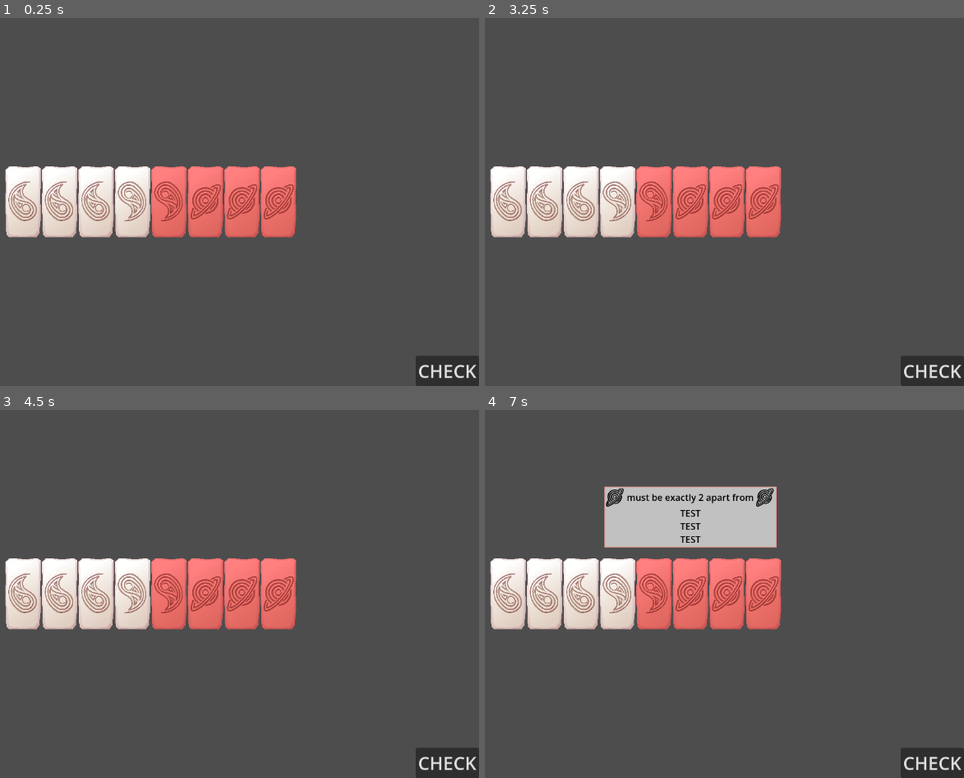
Above: before the commit, frames 1-4 (two rows, left to right).
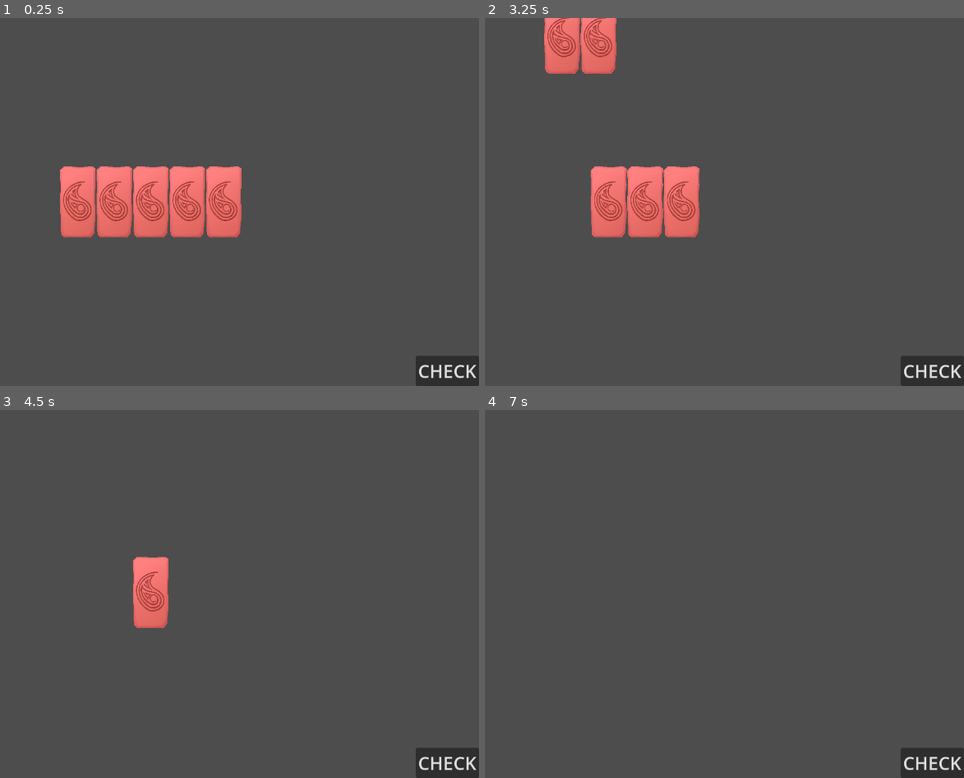
Above: after the commit, the same moments.

Repository: Wendfrey/minijam_210_astral
Game: Godot game, scene res://test_world.tscn
The game is run twice, just before and just after one commit, with the same random seed, the same clock (stepped at 60 frames per second) and the same inputs. This scene is started directly instead of the project's main scene.
Inputs (mouse positions are in pixels of both pictures, inside the frame that each line leads up to):
- Up to frame 1 (0.25 s): no input
- Up to frame 2 (3.25 s): click "CHECK" at 0.5 s; click "CHECK" at 1.25 s; click "CHECK" at 2 s; tap Enter at 2.75 s; move the mouse to (508, 202) at 2.77 s; tap P at 2.85 s; click (508, 202) at 2.92 s
- Up to frame 3 (4.5 s): move the mouse to (57, 594) at 3.52 s; tap P at 3.6, 4.35 s; click (57, 594) at 3.67 s; move the mouse to (95, 594) at 4.27 s; click (95, 594) at 4.42 s
- Up to frame 4 (7 s): move the mouse to (619, 594) at 5.02 s; tap P at 5.1, 5.85, 6.6 s; click (619, 594) at 5.17 s; tap Space at 5.75 s; move the mouse to (652, 594) at 5.77 s; click (652, 594) at 5.92 s; tap Enter at 6.5 s; move the mouse to (690, 594) at 6.52 s; click (690, 594) at 6.67 s

The runs differ from the first frame. In frame 1, 9.3% of the frame differs, in the area x 1-62%, y 40-60%; in frame 2, 12%; in frame 3, 11%; in frame 4, 17%, in the area x 1-62%, y 20-60%.

Commit message:
new rules, now spacer can add or remove pieces by tipo

Diff:
--- a/minijam-210-astral/CheckRules.gd
+++ b/minijam-210-astral/CheckRules.gd
@@ -2,12 +2,16 @@
 
 const RuleBAfterA = preload("uid://ckhhavxstsbhj")
 const RuleCtoCapart = preload("uid://dmxxr36bud62w")
+const RuleTripleA = preload("uid://bcpog0lfmbchy")
+const RuleDfarfromC = preload("uid://bj67vpsl61ugc")
 
 @onready var spacer: Node2D = $Spacer
 @onready var label: Label = $CanvasLayer/Label
 var rules:Array[BaseRule] = [
 	RuleBAfterA.new(),
-	RuleCtoCapart.new()
+	RuleCtoCapart.new(),
+	RuleTripleA.new(),
+	RuleDfarfromC.new()
 ]
 
 var text:String :
--- a/minijam-210-astral/element.gd
+++ b/minijam-210-astral/element.gd
@@ -92,7 +92,7 @@
 	errores.append(error)
 	var newChild = RichTextLabel.new()
 	newChild.bbcode_enabled = true
-	newChild.text = error + "\nTEST\nTEST\nTEST"
+	newChild.text = error
 	newChild.size_flags_horizontal = Control.SIZE_FILL
 	newChild.size_flags_vertical = Control.SIZE_EXPAND_FILL
 	newChild.horizontal_alignment = HORIZONTAL_ALIGNMENT_CENTER
--- a/minijam-210-astral/rules/BaseRule.gd
+++ b/minijam-210-astral/rules/BaseRule.gd
@@ -4,8 +4,11 @@
 var indexPieces:Array[int] = []
 var rule_name = "Default Name"
 var rule_description = "Default Description"
+var is_active:bool = true
 
 func check_rules(pArrayPieces:Array[Ficha]) -> Array[Ficha]:
+	if not is_active:
+		return []
 	arrayPieces = pArrayPieces
 	indexPieces = Array(
 		range(arrayPieces.size()),
@@ -21,6 +24,9 @@
 func get_index_of_type(filtro: Ficha.Tipo) -> Array[int]:
 	return indexPieces.filter(func (element:int): return arrayPieces[element].tipo == filtro)
 
+func get_piece(index) -> Ficha:
+	return arrayPieces[index]
+
 ##Aqui se obtendria que error ha dado si es que ha dado alguno
 func get_error():
 	pass
--- a/minijam-210-astral/rules/Rule_CtoCapart.gd
+++ b/minijam-210-astral/rules/Rule_CtoCapart.gd
@@ -1,7 +1,7 @@
 extends BaseRule
 
 func _init() -> void:
-	rule_name = "[color=BLACK][img width=32]res://assets/img/TinyIconC.png[/img] must be exactly 2 apart from [img width=32]res://assets/img/TinyIconC.png[/img]"
+	rule_name = "[color=BLACK][img width=32]res://assets/img/TinyIconC.png[/img] must have another [img width=32]res://assets/img/TinyIconC.png[/img] 2 spaces away but never closer"
 
 func _check_rules_internal() -> Array[Ficha]:
 	var result:Array[Ficha] = []
@@ -11,16 +11,18 @@
 	if indexesOfC.is_empty():
 		return []
 
-	var i = 0
-	while(i < indexesOfC.size()):
-		if i +1 < indexesOfC.size() and checkDifference(indexesOfC[i], indexesOfC[i+1]):
-			pass
-		elif i > 0 and checkDifference(indexesOfC[i], indexesOfC[i-1]):
-			pass
-		else:
-			result.append(arrayPieces[indexesOfC[i]])
-		i += 1
 
+	for indexC in indexesOfC:
+		if (indexC < 2 or get_piece(indexC-3).tipo != Ficha.Tipo.C) and (indexC > arrayPieces.size() - 4 or get_piece(indexC+3).tipo != Ficha.Tipo.C):
+			result.append(get_piece(indexC))
+			continue
+		for i in range(-2, 3):
+			var indexCheck = i + indexC
+			if indexCheck < 0 or indexCheck >= arrayPieces.size():
+				continue
+			if i != 0 and get_piece(indexC + i).tipo == Ficha.Tipo.C:
+				result.append(get_piece(indexC))
+				break
 	return result
 
 func checkDifference(indexA, indexB):
--- /dev/null
+++ b/minijam-210-astral/rules/Rule_DfarfromC.gd
@@ -0,0 +1,14 @@
+extends BaseRule
+
+func _init() -> void:
+	rule_name = "[color=BLACK][img width=32]res://assets/img/TinyIconD.png[/img] can't be more than 3 spaces separated from [img width=32]res://assets/img/TinyIconC.png[/img]"
+
+func _check_rules_internal() -> Array[Ficha]:
+	var error_fichas:Array[Ficha] = []
+	var listD = get_index_of_type(Ficha.Tipo.D)
+	var listC = get_index_of_type(Ficha.Tipo.C)
+	for elementD in listD:
+		if not listC.any(func (elementC): return abs(elementD - elementC) <= 4):
+			error_fichas.append(arrayPieces[elementD])
+
+	return error_fichas
--- /dev/null
+++ b/minijam-210-astral/rules/Rule_TripleA.gd
@@ -0,0 +1,17 @@
+extends BaseRule
+
+func _init() -> void:
+	rule_name = "[color=BLACK]Triple [img width=32]res://assets/img/TinyIconA.png[/img] is not allowed"
+
+func _check_rules_internal() -> Array[Ficha]:
+	var error_fichas:Array[Ficha] = []
+
+	for index_ficha in get_index_of_type(Ficha.Tipo.A):
+		if index_ficha > 0 and index_ficha < arrayPieces.size()-1:
+			if arrayPieces[index_ficha -1].tipo == Ficha.Tipo.A and arrayPieces[index_ficha +1].tipo == Ficha.Tipo.A:
+				for i in range(-1, 2, 1):
+					var piece = arrayPieces[index_ficha + i]
+					if not error_fichas.has(piece):
+						error_fichas.append(piece)
+
+	return error_fichas
--- a/minijam-210-astral/spacer.gd
+++ b/minijam-210-astral/spacer.gd
@@ -1,4 +1,6 @@
 extends Node2D
+
+const ELEMENT = preload("uid://cte0ymnxkobwq")
 
 var pieces:Array[Ficha]
 
@@ -11,7 +13,7 @@
 
 func _ready() -> void:
 	pieces = Array(
-		get_children(),
+		get_children().duplicate(),
 		TYPE_OBJECT,
 		"CharacterBody2D",
 		Ficha
@@ -83,3 +85,73 @@
 func getPiecesArray() -> Array[Ficha]:
 	#return pieces.map(func(element): return get_node(element))
 	return pieces.duplicate()
+
+func add_pieces(tipoArray:Array[Ficha.Tipo], withAnimation=true):
+	for i in range(tipoArray.size()):
+		var tipo = tipoArray[i]
+		var nficha:Ficha = ELEMENT.instantiate()
+		nficha.global_position = Vector2(600 + cellWidth * i, 0)
+		nficha.send_picked.connect(_piece_picked.bind(nficha))
+		nficha.send_dropped.connect(_piece_dropped.bind(nficha))
+		nficha.tipo = tipo
+
+		pieces.append(nficha)
+		add_child(nficha)
+
+	reset_values(true, tipoArray.size())
+
+func add_piece(tipo: Ficha.Tipo, withAnimation=true):
+	var nficha:Ficha = ELEMENT.instantiate()
+	nficha.global_position = Vector2(600, 0)
+	nficha.send_picked.connect(_piece_picked.bind(nficha))
+	nficha.send_dropped.connect(_piece_dropped.bind(nficha))
+	nficha.tipo = tipo
+
+	pieces.append(nficha)
+	add_child(nficha)
+
+	reset_values.call_deferred(withAnimation)
+
+func reset_values(withAnimation=true, inserted = 1):
+	var center = (pieces.size() - 1) * cellWidth / 2.0
+	array_positions.clear()
+	for i in range(pieces.size()):
+		array_positions.append(Vector2((i * cellWidth - center), 0))
+		var node = pieces[i]
+		if not withAnimation:
+			node.global_position = array_positions[i]
+
+	if withAnimation:
+		createInsertAnimation(inserted)
+
+func createInsertAnimation(inserted):
+	for child_i in range(pieces.size()):
+		var child = pieces[child_i]
+		var nPosition = array_positions[child_i]
+		var tween = child.create_tween()
+		var time = calculate_time(child.position, nPosition)
+		if child_i >= pieces.size()-inserted:
+			time /= 4
+		tween.tween_property(child, "global_position", nPosition, time)\
+		.set_trans(Tween.TRANS_CUBIC)
+
+func _unhandled_input(event: InputEvent) -> void:
+	if event is InputEventKey:
+		if event.keycode == KEY_P and event.is_released():
+			remove_pieces([Ficha.Tipo.A,Ficha.Tipo.A])
+
+
+func remove_pieces(arrayTipo:Array[Ficha.Tipo]):
+	var nodesToRemove:Array[Ficha] = []
+	for tipo in arrayTipo:
+		var result = pieces.find_custom(func (piece:Ficha): return piece.tipo == tipo)
+		if result > -1:
+			nodesToRemove.append(pieces.pop_at(result))
+
+	var tweenBig = create_tween()
+	for node in nodesToRemove:
+		var tween = create_tween()
+		tween.tween_property(node, "global_position", Vector2(0, -500), 0.6).as_relative().set_trans(Tween.TRANS_CUBIC)
+		tween.finished.connect(node.queue_free)
+		tweenBig.parallel().tween_subtween(tween)
+	tweenBig.parallel().tween_callback(reset_values.bind(true, 0)).set_delay(0.2)
--- a/minijam-210-astral/test_world.tscn
+++ b/minijam-210-astral/test_world.tscn
@@ -16,24 +16,13 @@
 
 [node name="Element" parent="Spacer" unique_id=1745300402 instance=ExtResource("1_dxppu")]
 
-[node name="Element2" parent="Spacer" unique_id=1738437686 instance=ExtResource("1_dxppu")]
+[node name="Element2" parent="Spacer" unique_id=926899758 instance=ExtResource("1_dxppu")]
 
-[node name="Element3" parent="Spacer" unique_id=197843286 instance=ExtResource("1_dxppu")]
+[node name="Element3" parent="Spacer" unique_id=700944934 instance=ExtResource("1_dxppu")]
 
-[node name="Element4" parent="Spacer" unique_id=261421355 instance=ExtResource("1_dxppu")]
-tipo = 1
+[node name="Element4" parent="Spacer" unique_id=98370623 instance=ExtResource("1_dxppu")]
 
-[node name="Element5" parent="Spacer" unique_id=1425808738 instance=ExtResource("1_dxppu")]
-tipo = 1
-
-[node name="Element6" parent="Spacer" unique_id=1952852750 instance=ExtResource("1_dxppu")]
-tipo = 2
-
-[node name="Element7" parent="Spacer" unique_id=1882706615 instance=ExtResource("1_dxppu")]
-tipo = 2
-
-[node name="Element8" parent="Spacer" unique_id=1199113581 instance=ExtResource("1_dxppu")]
-tipo = 2
+[node name="Element5" parent="Spacer" unique_id=1892025552 instance=ExtResource("1_dxppu")]
 
 [node name="CanvasLayer" type="CanvasLayer" parent="." unique_id=2030427233]
 
Not shown, added: minijam-210-astral/rules/Rule_DfarfromC.gd.uid
Not shown, added: minijam-210-astral/rules/Rule_TripleA.gd.uid
